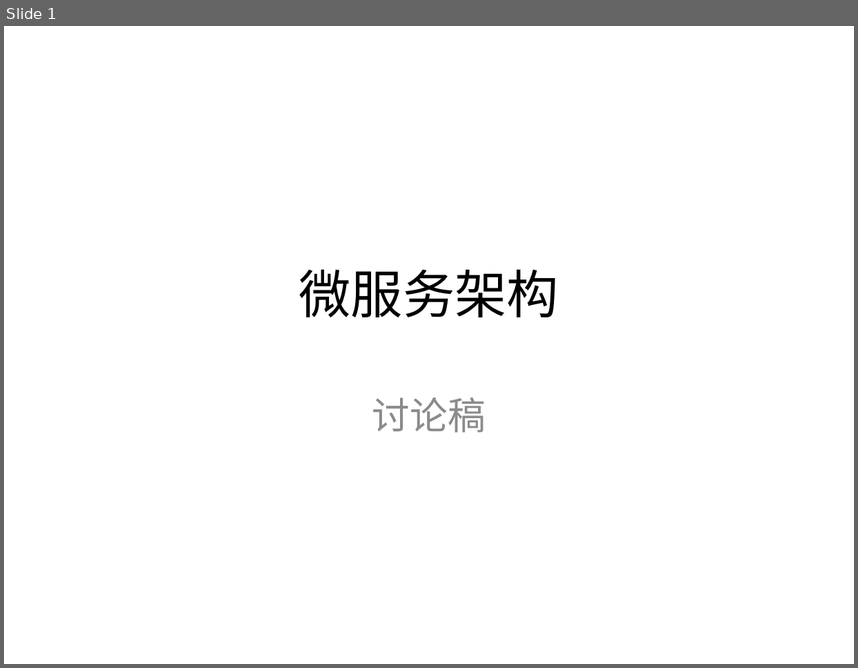
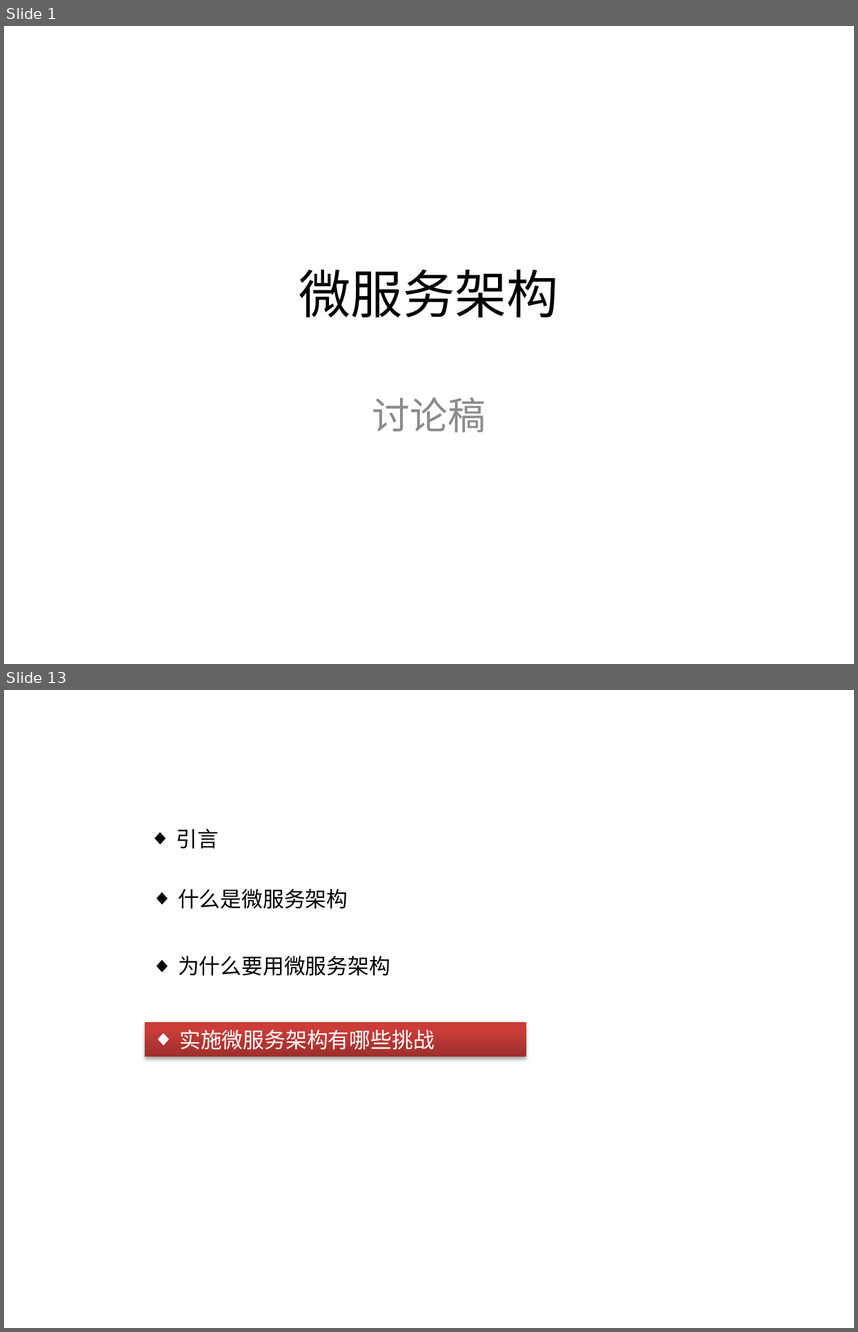
Before and after one commit to titilink/titilink-doc, a slide deck: docs/微服务架构.pptx. Shown one above the other, each under a label of ours: slide 1 before the commit, slides 1 and 13 after it; the slides between them are not shown. The pictures are 858x668 and 858x1332 pixels, drawn with LibreOffice and Linux fonts; fonts in the diff are those of the drawing; background and template pictures are left out. Boxes give left, top, right and bottom in pixels: in the first picture for what was removed or moved away, otherwise in the second. Text is boxed around its words. In the diff, an @@ line names an element or a change of style, - is before the commit and + after.

```diff
--- a/docs/微服务架构.pptx
+++ b/docs/微服务架构.pptx
@@ slide 13 added at <box>4,690,854,1328</box>, background #FFFFFF @@
@@ text added at <box>176,829,219,849</box>, 18 pt, text #000000 @@
+◆ 引言
@@ text added at <box>178,889,348,909</box>, 18 pt, text #000000 @@
+◆ 什么是微服务架构
@@ text added at <box>178,956,390,976</box>, 18 pt, text #000000 @@
+◆ 为什么要用微服务架构
@@ rectangle added at <box>144,1023,526,1056</box>, fill gradient #9C2F2D to #CB3E3A to #CE3B37, 18 pt, text #FFFFFF @@
+◆ 实施微服务架构有哪些挑战
```
Also in this commit, not shown: 6 slides changed, 6 other slides added, 3 other files.
